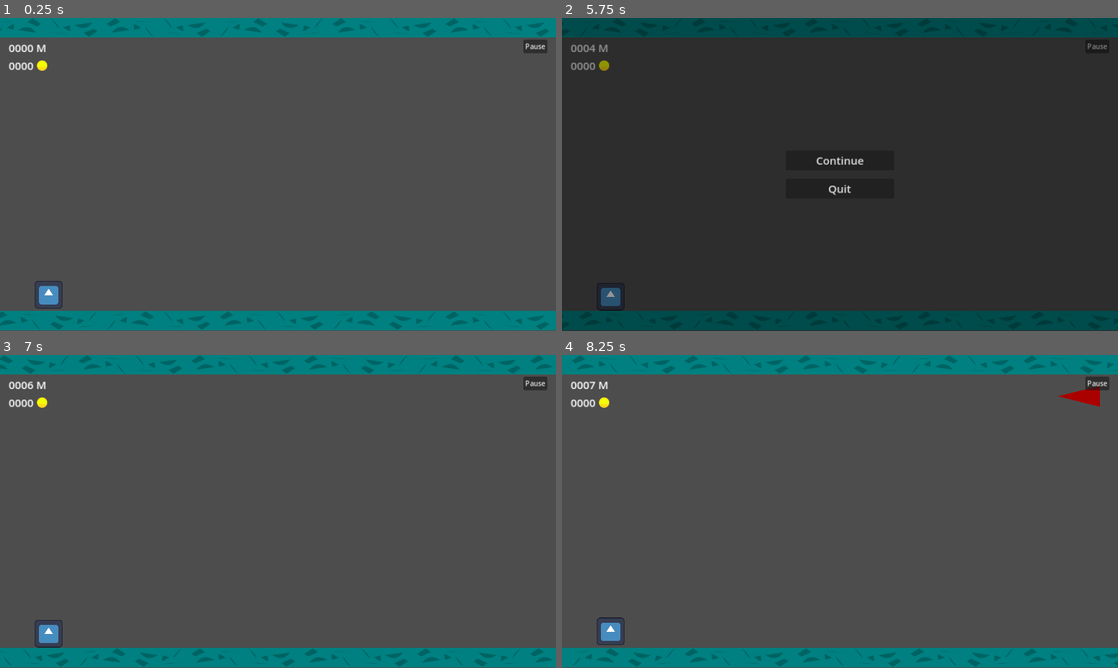
Above: before the commit, frames 1-4 (two rows, left to right).
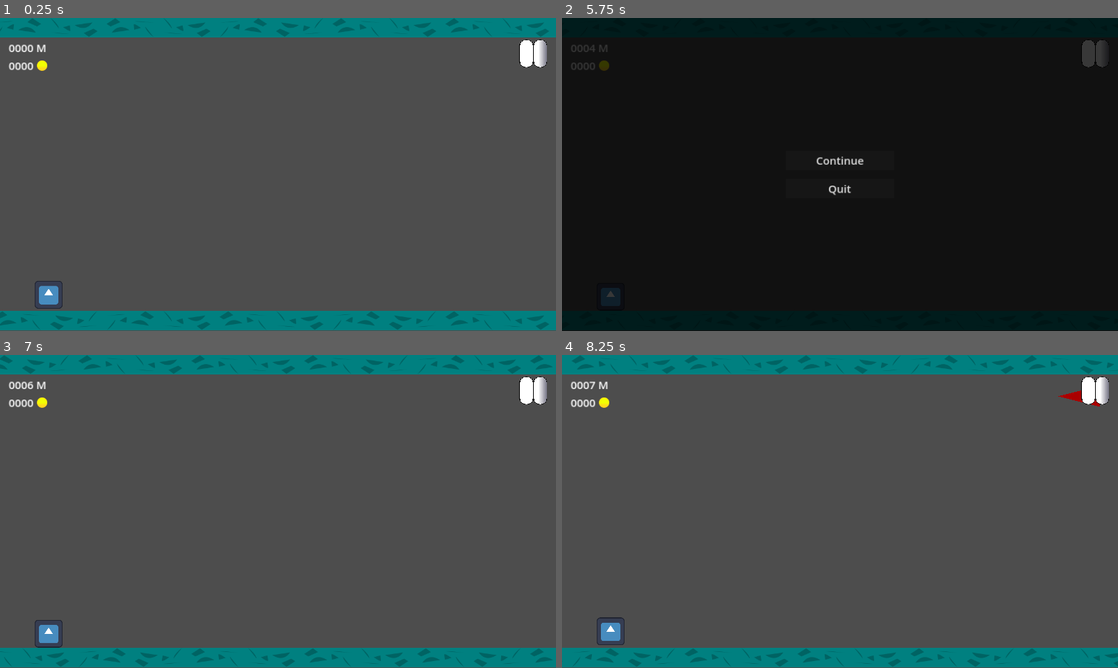
Above: after the commit, the same moments.

Repository: spireneko/Jetpack-Joyride
Game: Godot game, scene res://src/scenes/world.tscn
Same seed, same stepped clock (60 frames per second), same inputs: the game is played once before the commit and once after it. The engine's default icon, where the game draws it, is replaced by a stand-in: a white triangle on a blue panel in a dark square.
Inputs (mouse positions are in pixels of both pictures, inside the frame that each line leads up to; where the layout moved, square brackets give the same spot in the first picture):
- Up to frame 1 (0.25 s): no input
- Up to frame 2 (5.75 s): click (1095, 52) [1095, 46] at 0.5 s; click "Continue" at 1.25 s; tap Enter at 2 s; tap W (turn_on_jetpack) every 0.75 s from 2.1 to 5.1 s; tap Escape (ui_cancel) at 5.65 s
- Up to frame 3 (7 s): click "Continue" at 5.75 s; tap W (turn_on_jetpack) at 6.6 s
- Up to frame 4 (8.25 s): tap W (turn_on_jetpack) at 7.35, 8.1 s

The runs differ from the first frame. In frame 1, 0.4% of the frame differs, in the area x 93-99%, y 6-16%; in frame 2, 97%, in the area x 0-100%, y 0-100%; in frame 3, 0.4%; in frame 4, 0.4%.

Commit message:
Улучшен вид и поведение кнопки паузы

Diff:
--- a/src/scenes/gui.gd
+++ b/src/scenes/gui.gd
@@ -18,14 +18,6 @@
 	player_stats.score_changed.connect(set_score)
 	player_stats.coins_changed.connect(set_coins)
 	_reset()
-
-
-func _unhandled_key_input(_event: InputEvent) -> void:
-	if Input.is_action_just_pressed("ui_cancel"):
-		if get_tree().paused == false:
-			_on_pause_button_pressed()
-		elif get_tree().paused == true and _pause_menu.visible == true:
-			_on_continue_button_pressed()
 
 
 func _reset() -> void:
--- a/src/scenes/gui.tscn
+++ b/src/scenes/gui.tscn
@@ -1,7 +1,14 @@
-[gd_scene load_steps=3 format=3 uid="uid://dkhu0tlsoxggq"]
+[gd_scene load_steps=6 format=3 uid="uid://dkhu0tlsoxggq"]
 
 [ext_resource type="Script" path="res://src/scenes/gui.gd" id="1_bc5ob"]
 [ext_resource type="Texture2D" uid="uid://c4fvagswclaws" path="res://assets/coin.svg" id="2_os4qp"]
+[ext_resource type="Texture2D" uid="uid://dfusyp5dq6gum" path="res://assets/Pause.png" id="3_ml6x0"]
+
+[sub_resource type="InputEventKey" id="InputEventKey_g48ms"]
+physical_keycode = 4194305
+
+[sub_resource type="Shortcut" id="Shortcut_f8xum"]
+events = [SubResource("InputEventKey_g48ms")]
 
 [node name="GUI" type="CanvasLayer"]
 process_mode = 3
@@ -46,9 +53,11 @@
 layout_mode = 2
 size_flags_horizontal = 8
 
-[node name="PauseButton" type="Button" parent="HUD/PauseContainer"]
+[node name="PauseButton" type="TextureButton" parent="HUD/PauseContainer"]
+texture_filter = 1
 layout_mode = 2
-text = "Pause"
+shortcut = SubResource("Shortcut_f8xum")
+texture_normal = ExtResource("3_ml6x0")
 
 [node name="PauseMenu" type="Control" parent="."]
 visible = false
@@ -77,6 +86,8 @@
 [node name="ContinueButton" type="Button" parent="PauseMenu/CenterContainer/VBoxContainer"]
 layout_mode = 2
 theme_override_font_sizes/font_size = 25
+shortcut = SubResource("Shortcut_f8xum")
+shortcut_feedback = false
 text = "Continue"
 
 [node name="QuitButton" type="Button" parent="PauseMenu/CenterContainer/VBoxContainer"]
@@ -91,7 +102,7 @@
 anchor_bottom = 1.0
 grow_horizontal = 2
 grow_vertical = 2
-color = Color(0, 0, 0, 0.415686)
+color = Color(0, 0, 0, 0.780392)
 
 [node name="GameOverMenu" type="Control" parent="."]
 process_mode = 2
@@ -130,15 +141,15 @@
 [node name="Scores" type="VBoxContainer" parent="GameOverMenu/MarginContainer/VBoxContainer"]
 layout_mode = 2
 
+[node name="TotalCoins" type="Label" parent="GameOverMenu/MarginContainer/VBoxContainer/Scores"]
+layout_mode = 2
+theme_override_font_sizes/font_size = 30
+text = "Your total coins: "
+
 [node name="YourScore" type="Label" parent="GameOverMenu/MarginContainer/VBoxContainer/Scores"]
 layout_mode = 2
 theme_override_font_sizes/font_size = 30
 text = "Your score is: "
-
-[node name="TotalCoins" type="Label" parent="GameOverMenu/MarginContainer/VBoxContainer/Scores"]
-layout_mode = 2
-theme_override_font_sizes/font_size = 30
-text = "Your total coins: "
 
 [node name="BestScore" type="Label" parent="GameOverMenu/MarginContainer/VBoxContainer/Scores"]
 layout_mode = 2
@@ -169,7 +180,7 @@
 anchor_bottom = 1.0
 grow_horizontal = 2
 grow_vertical = 2
-color = Color(0, 0, 0, 0.415686)
+color = Color(0, 0, 0, 0.780392)
 
 [connection signal="pressed" from="HUD/PauseContainer/PauseButton" to="." method="_on_pause_button_pressed"]
 [connection signal="pressed" from="PauseMenu/CenterContainer/VBoxContainer/ContinueButton" to="." method="_on_continue_button_pressed"]
--- a/src/scenes/player.gd
+++ b/src/scenes/player.gd
@@ -1,6 +1,5 @@
 class_name Player
 extends CharacterBody2D
-
 
 const SPEED = -1080.0
 const MAX_SPEED = 600
@@ -22,8 +21,12 @@
 	if is_jetpack_button_pressed:
 		velocity.y += SPEED * delta
 	else:
-		# velocity.y = move_toward(velocity.y, 0, -SPEED / 10)
 		velocity.y += gravity * delta
 	velocity.y = clampf(velocity.y, -MAX_SPEED, MAX_SPEED)
 
 	move_and_slide()
+
+
+func reset() -> void:
+	is_jetpack_button_pressed = false
+	velocity = Vector2.ZERO
--- a/src/scenes/world.gd
+++ b/src/scenes/world.gd
@@ -7,6 +7,8 @@
 
 @onready var gui := $GUI as GUI
 @onready var player := $Player as Player
+@onready var spawn_obstacle_timer := $SpawnObstacleTimer as Timer
+@onready var accelerate_world_timer := $AccelerateWorldTimer as Timer
 
 var player_stats := preload("res://src/resources/player_stats.tres") as PlayerStats
 var floor_path : Path2D
@@ -94,6 +96,9 @@
 	player_stats.score = 0.0
 	player_stats.coins = 0
 	player.position = starting_player_pos
+	accelerate_world_timer.start()
+	spawn_obstacle_timer.start()
+	player.reset()
 	get_tree().call_group("not_resetable", "queue_free")
 
 
Binary file added: assets/Pause.png
Not shown, added: assets/Pause.png.import
Not shown, added: assets/source/Pause.kra
